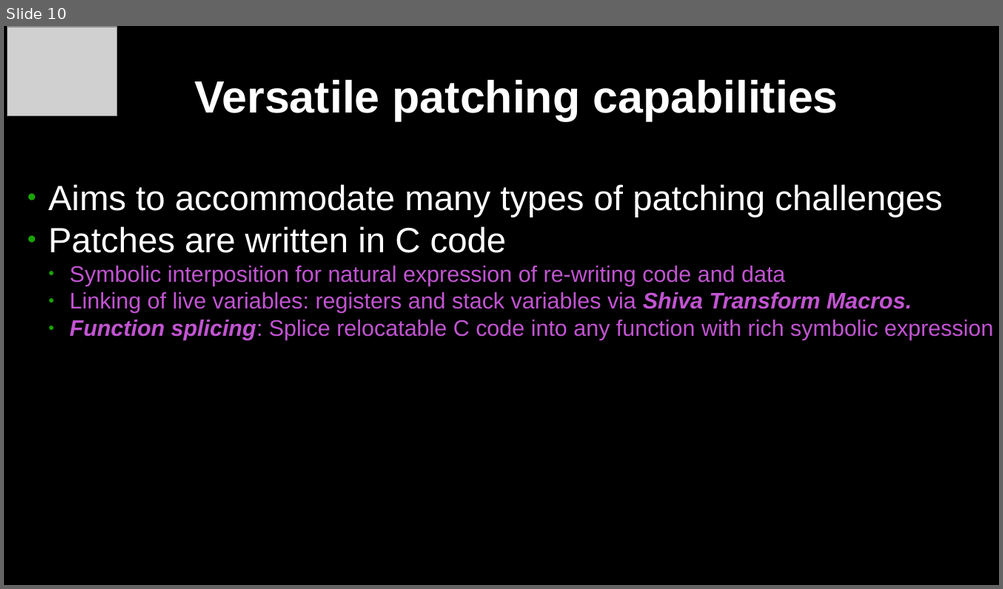
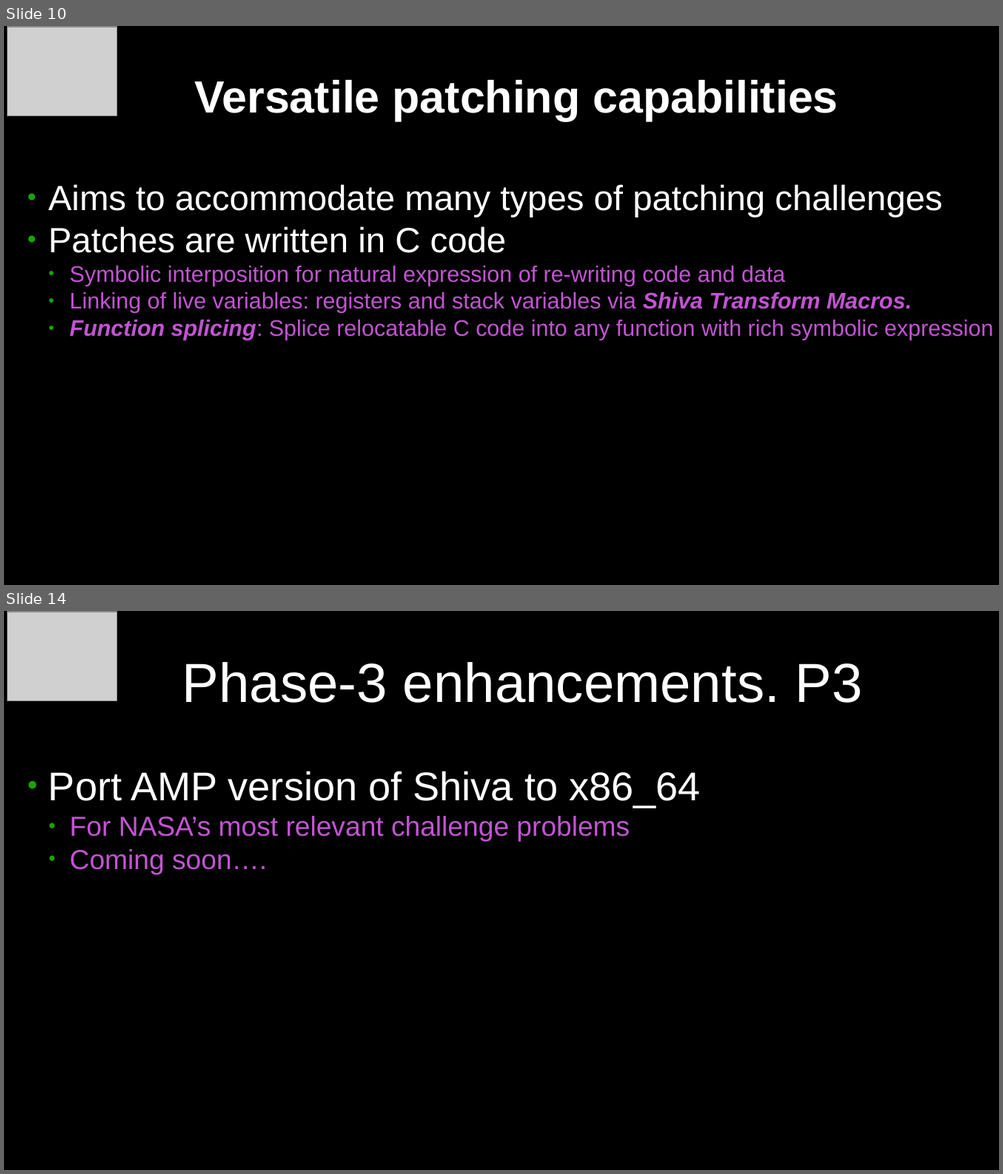
Before and after one commit to elfmaster/shiva_presentations, a slide deck: shiva-presentation-ais-darpa-oct-2023.odp. Shown one above the other, each under a label of ours: slide 10 before the commit, slides 10 and 14 after it; the slides between them are not shown. The pictures are 1003x589 and 1003x1174 pixels, drawn with LibreOffice and Linux fonts; fonts in the diff are those of the drawing; grey boxes stand for pictures. Boxes give left, top, right and bottom in pixels: in the first picture for what was removed or moved away, otherwise in the second. Text is boxed around its words. In the diff, an @@ line names an element or a change of style, - is before the commit and + after.

```diff
--- a/shiva-presentation-ais-darpa-oct-2023.odp
+++ b/shiva-presentation-ais-darpa-oct-2023.odp
@@ slide 14 added at [4, 611, 999, 1170], background #000000 @@
@@ picture added at [8, 612, 116, 701] @@
@@ title added at [182, 662, 862, 703], 44 pt, text #FFFFFF @@
+Phase-3 enhancements. P3
@@ text added at [48, 771, 700, 874], 22 pt, text #C254D2 @@
+● Port AMP version of Shiva to x86_64
+  ● For NASA’s most relevant challenge problems
+  ● Coming soon….
```
Also in this commit, not shown: 1 slide changed, 4 other slides added, 1 slide removed, 1 other file.
